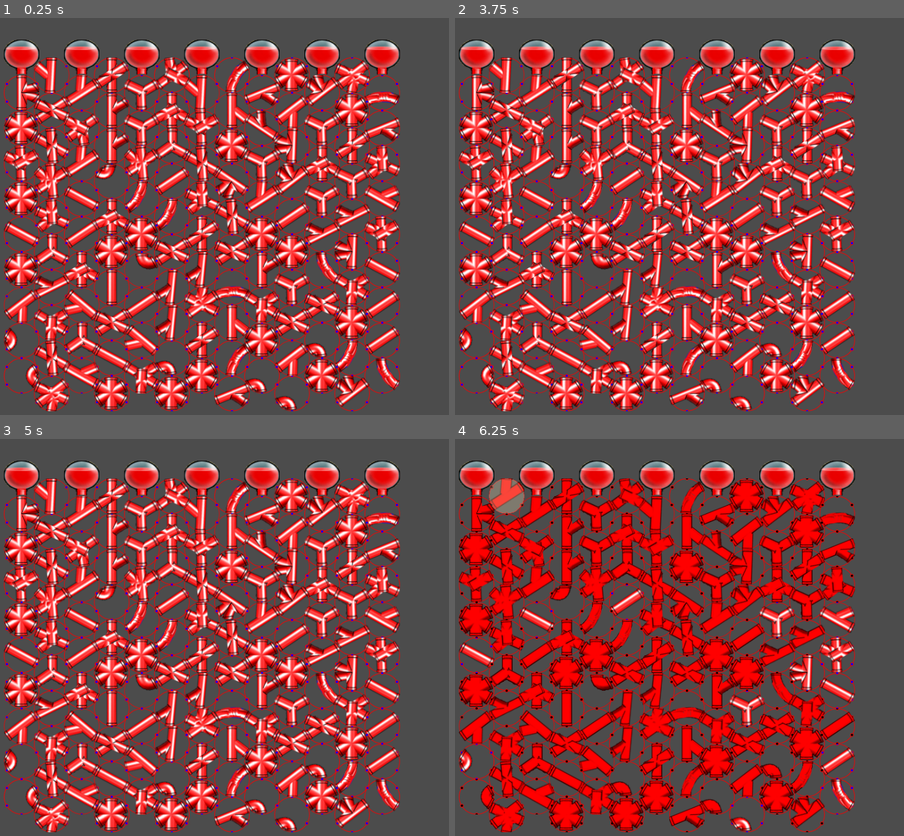
Above: before the commit, frames 1-4 (two rows, left to right).
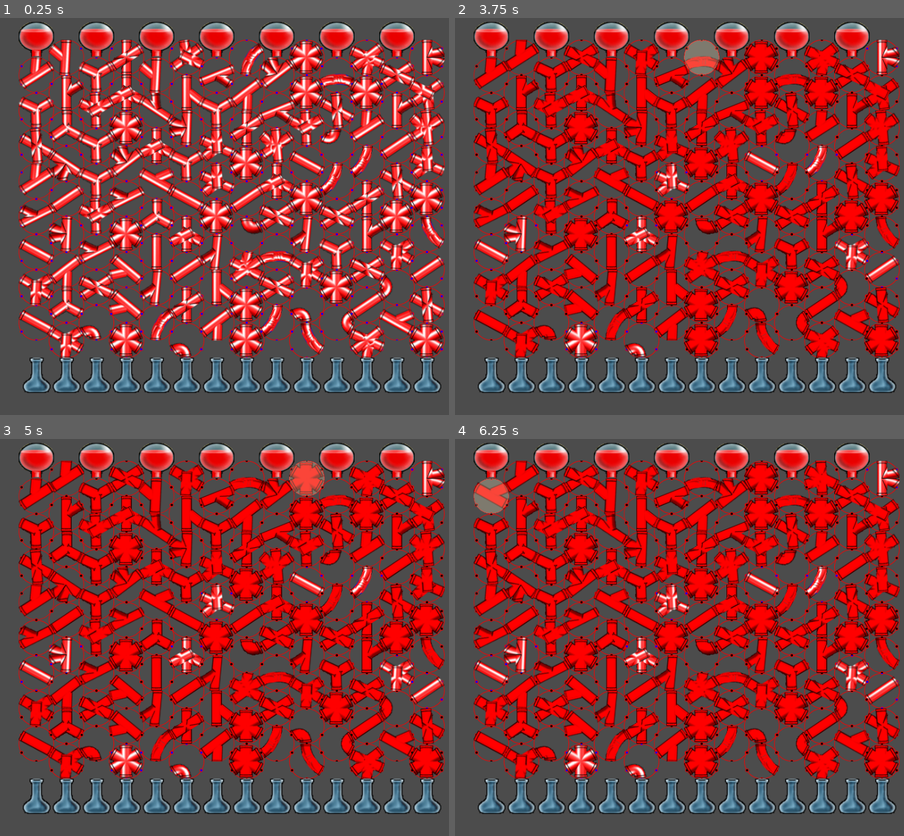
Above: after the commit, the same moments.

Repository: thummper/js-potion-maker
Game: Godot game, scene res://scenes/gameWindow.tscn
The game is run twice, just before and just after one commit, with the same random seed, the same clock (stepped at 60 frames per second) and the same inputs.
Inputs (mouse positions are in pixels of both pictures, inside the frame that each line leads up to):
- Up to frame 1 (0.25 s): no input
- Up to frame 2 (3.75 s): tap Enter at 0.5, 2, 3.5 s; move the mouse to (477, 57) at 0.52 s; click (477, 57) at 0.67 s; tap Space at 1.25, 2.75 s; move the mouse to (535, 57) at 1.27 s; click (535, 57) at 1.42 s; move the mouse to (598, 57) at 2.02 s; click (598, 57) at 2.17 s; move the mouse to (657, 57) at 2.77 s; click (657, 57) at 2.92 s; move the mouse to (715, 57) at 3.52 s; click (715, 57) at 3.67 s
- Up to frame 3 (5 s): tap Space at 4.25 s; move the mouse to (323, 478) at 4.27 s; click (323, 478) at 4.42 s
- Up to frame 4 (6.25 s): move the mouse to (836, 478) at 5.02 s; click (836, 478) at 5.17 s; move the mouse to (504, 494) at 5.77 s; click (504, 494) at 5.92 s

The runs differ from the first frame. In frame 1, 71% of the frame differs, in the area x 0-100%, y 0-100%; in frame 2, 72%; in frame 3, 72%; in frame 4, 70%.

Commit message:
Bottles and centered grid
Not sure why the grid width calculation is so borked

Diff:
--- /dev/null
+++ b/scenes/bottle.tscn
@@ -0,0 +1,12 @@
+[gd_scene load_steps=4 format=2]
+
+[ext_resource path="res://scenes/tile.tscn" type="PackedScene" id=1]
+[ext_resource path="res://scripts/bottle.gd" type="Script" id=2]
+[ext_resource path="res://art/bottles.png" type="Texture" id=3]
+
+[node name="tile" instance=ExtResource( 1 )]
+script = ExtResource( 2 )
+
+[node name="Sprite" parent="." index="0"]
+texture = ExtResource( 3 )
+hframes = 4
--- a/scenes/gameWindow.tscn
+++ b/scenes/gameWindow.tscn
@@ -21,10 +21,10 @@
 [node name="gridLayer" type="CanvasLayer" parent="."]
 
 [node name="gridHolder" type="Control" parent="gridLayer"]
-anchor_left = 0.01
-anchor_top = 0.01
-anchor_right = 0.99
-anchor_bottom = 0.99
+anchor_left = 0.1
+anchor_top = 0.05
+anchor_right = 0.9
+anchor_bottom = 0.95
 mouse_filter = 2
 script = ExtResource( 3 )
 __meta__ = {
--- /dev/null
+++ b/scripts/bottle.gd
@@ -0,0 +1,11 @@
+extends "res://scripts/tile.gd"
+
+
+var bottleType   = 0
+var bottleColour = 0
+
+func pickBottle():
+	var numBottles = $Sprite.hframes
+	bottleType     = randi() % numBottles
+	$Sprite.frame  = bottleType
+	# TODO: Also pick colour here
--- a/scripts/gameWindow.gd
+++ b/scripts/gameWindow.gd
@@ -16,12 +16,28 @@
 	calcGridSize()
 	gridHolder.addSources(gridStart, gridWidth, tileSize)
 	gridHolder.addPipes(gridStart, gridWidth, gridHeight, tileSize)
+	gridHolder.addBottles(gridStart, gridWidth, gridHeight, tileSize)
 
 
 func calcGridSize():
 	var gridSize = pipeHolder.rect_size
+
+
+
 	gridPadding  = tileSize / 2
-	gridWidth    = floor(  (gridSize.x - (gridPadding * 2)) / tileSize)
+
+	var widthFactor = 1.25
+	var totalWidth = gridSize.x
+
+
+	gridWidth    = floor(   totalWidth / (tileSize / widthFactor))
 	gridHeight   = floor(  (gridSize.y) / (tileSize / 2))
-	gridStart    = Vector2( tileSize / 2 + gridPadding, tileSize / 2 + gridPadding)
+
+
+	print(" Total width: ", totalWidth, " Taken Width: ", (gridWidth * (tileSize / widthFactor)))
+
+	var remainWidth  = totalWidth - (gridWidth * (tileSize / widthFactor))
+	var remainHeight = gridSize.y - (gridHeight * tileSize)
+
+	gridStart    = Vector2(remainWidth / 2, 0)
 	print(" Grid Size: ", gridSize, " Width: ", gridWidth, " Height: ", gridHeight)
--- a/scripts/gridHolder.gd
+++ b/scripts/gridHolder.gd
@@ -5,6 +5,7 @@
 var bottleInfo = []
 var source     = preload("res://scenes/source.tscn")
 var pipe       = preload("res://scenes/pipe.tscn")
+var bottle     = preload("res://scenes/bottle.tscn")
 
 export var weirdPadding  = 9
 onready var sourceHolder = $sourceHolder
@@ -149,7 +150,16 @@
 
 
 
-
+func addBottles(gridStart, gridWidth, gridHeight, tileSize):
+	var startX = gridStart.x
+	for i in range(gridWidth):
+
+		var bottleInd = Vector2(i, gridHeight - 1)
+		var newBottle = bottle.instance()
+		newBottle.position = Vector2( startX, gridStart.y)
+		bottleHolder.add_child(newBottle)
+		bottleInfo.push_back( [bottleInd, newBottle] )
+		startX += tileSize - weirdPadding
 
 func addSources(gridStart, gridWidth, tileSize):
 	var startX = gridStart.x
@@ -167,7 +177,6 @@
 
 func makePipe(x, y, w, h):
 	var gridIndex = Vector2(w, h)
-	print("Grid index: ", gridIndex)
 	var newPipe = pipe.instance()
 	newPipe.pickPipe()
 	newPipe.position = Vector2(x, y)
Binary file added: art/bottles.png
Not shown, added: art/bottles.png.import
